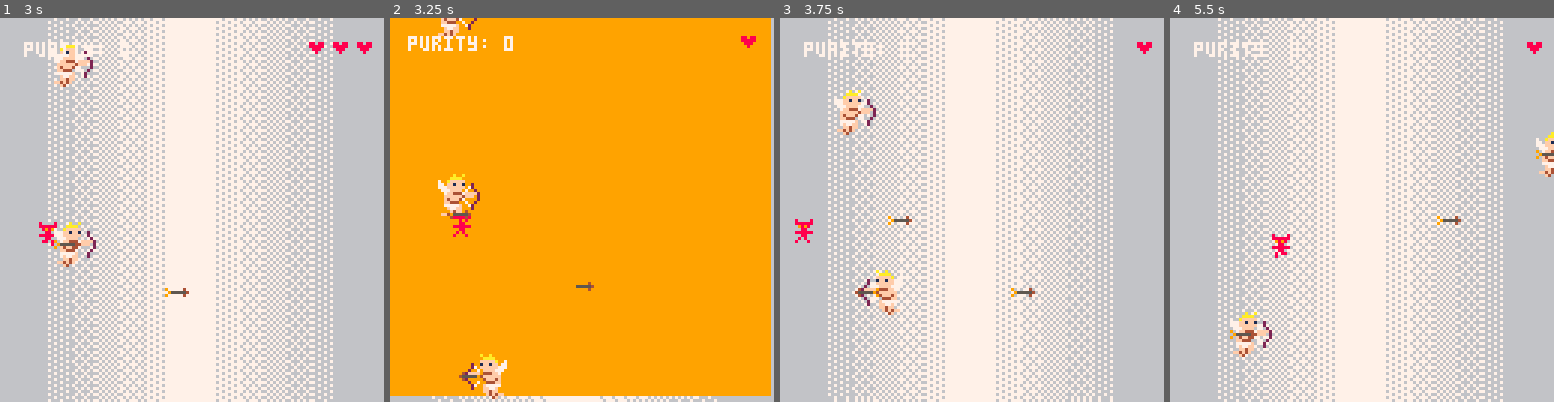
Above: before the commit, frames 1-4 (left to right).
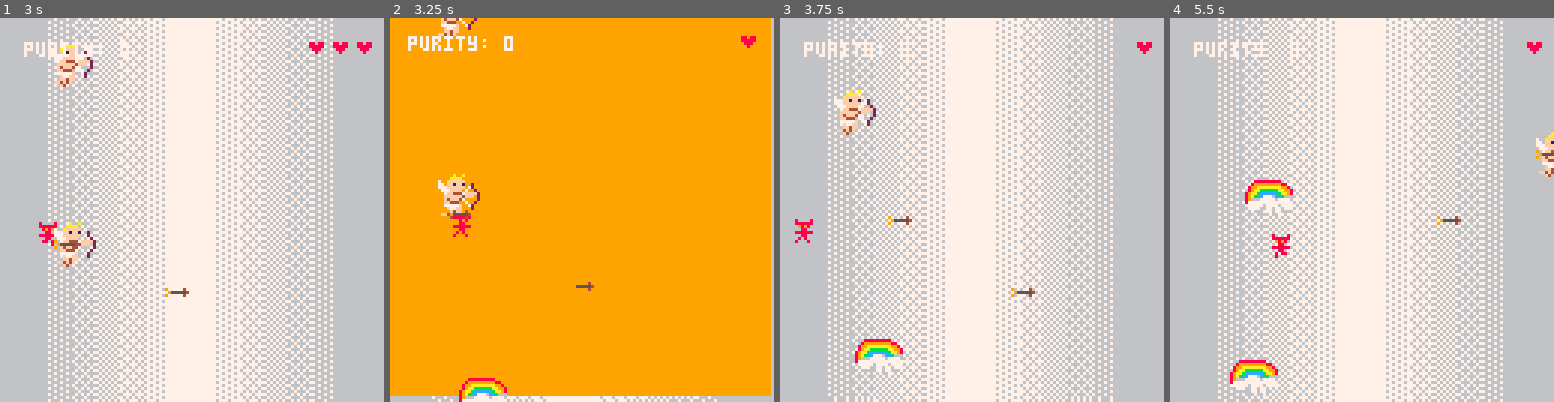
Above: after the commit, the same moments.

Repository: MCSDWVL/picopcp
Game: PICO-8 cartridge helloworld.p8
Two runs of this game, one before a commit and one after it. Both use one fixed random seed, a clock stepped at 60 frames per second and the inputs below.
Inputs:
- Up to frame 1 (3 s): hold Right 1.6-2.1 s; hold Up 2.15-2.42 s; hold Right from 2.47 s (still down)
- Up to frame 2 (3.25 s): release Right at 3.03 s; hold Left from 3.08 s (still down)
- Up to frame 3 (3.75 s): release Left at 3.58 s; hold Down from 3.63 s (still down)
- Up to frame 4 (5.5 s): release Down at 3.97 s; hold Right 4.02-4.68 s; hold Up 4.73-5.03 s; hold Left from 5.08 s (still down)

Frame 1 is identical in both runs. In frame 2, 1.0% of the frame differs, in the area x 17-31%, y 87-100%; in frame 3, 1.3%; in frame 4, 2.1%, in the area x 15-33%, y 42-99%.

Commit message:
add rainbows to heaven

Diff:
--- a/helloworld.p8
+++ b/helloworld.p8
@@ -81,6 +81,18 @@
   },
 
   -- enemies - heaven
+  rainbow = {
+    spr_w=2,
+    spr_h=1,
+    frames={10},
+    is_innocent = true,
+    purity = 250,
+    init = function(a)
+      -- create a cloud infront and slightly down
+      create_actor(a.x, a.y+5, actor_prefabs.large_cloud)
+    end,
+    w=8,
+  },
   cherub = {
     spr_w=2,
     spr_h=2,
@@ -256,6 +268,7 @@
  },
  dragon_fire = {
    frames = {85,90},
+   nowrap = true,
    init = function(a)
      -- aim towards the player with normalized speed
      a.dx = pl.x - a.x
@@ -457,7 +470,8 @@
    	end
    end,
    spawns = {
-     actor_prefabs.cherub
+     actor_prefabs.cherub,
+     actor_prefabs.rainbow,
    }
   },
   space = {
@@ -874,14 +888,14 @@
 end
 
 __gfx__
-080000800800008000000000000000000800008008000080000000000000000000000700000a0000000888880000000000000000000000000000000000000000
-088888800888888088080000880080000888888008888880055006600000077000007700a0aaa0a0008999990000000000000000000000000000000000000000
-0098980000989800088080800880800800989800009898005500dd6607707700077070000aa7aa000899aaaa0000000000000000000000000000000666000000
-000880000008800008988880089888800808808000088000515006d69777777797777777aa777aa0089aabbb0000000000000000005555000000006555600000
-088888800888888008888800088888080088880008888880515006d600077770000777700aa7aa0089aabccc0000000000000000055555550000065666560000
-0008800000088000089080880890808000088000000880005500dd66000009000000099000aaa0a089abccdd000000000000000055f555500006656666560000
-0080800000808800880800008800800000808800008080000550066000000090000000000a0a000089abcdd000000000000000005cfc55500065566666656000
-0800080000800000000000000000000000800000080008000000000000000000000000000000000089abcd0000000000000000005fff55500656666666656000
+080000800800008000000000000000000800008008000080000000000000000000000700000a0000000888888888000000000000000000000000000000000000
+088888800888888088080000880080000888888008888880055006600000077000007700a0aaa0a0008999999999880000000000000000000000000000000000
+0098980000989800088080800880800800989800009898005500dd6607707700077070000aa7aa000899aaaaaaaa998000000000000000000000000666000000
+000880000008800008988880089888800808808000088000515006d69777777797777777aa777aa0089aabbbbbbaa99800000000005555000000006555600000
+088888800888888008888800088888080088880008888880515006d600077770000777700aa7aa0089aabccccccbaa9800000000055555550000065666560000
+0008800000088000089080880890808000088000000880005500dd66000009000000099000aaa0a089abccddddccba980000000055f555500006656666560000
+0080800000808800880800008800800000808800008080000550066000000090000000000a0a000089abcdd00ddcba98000000005cfc55500065566666656000
+0800080000800000000000000000000000800000080008000000000000000000000000000000000089abcd0000dcba98000000005fff55500656666666656000
 000000777770000000000000000000000000000a00a000000000000eeee0000000000666600000000500000000000005000000005fff55006566666656665600
 0000000000000000000000777770000000000000aaaa0000900900fffffe0000000005555600000605000000000000050000000055455ddd6666666656665600
 000000000000000000000000000000000000000fffffa0070909001ff1ffe000000006565560006605500000000000550000000005f5ddddd666665656665600
